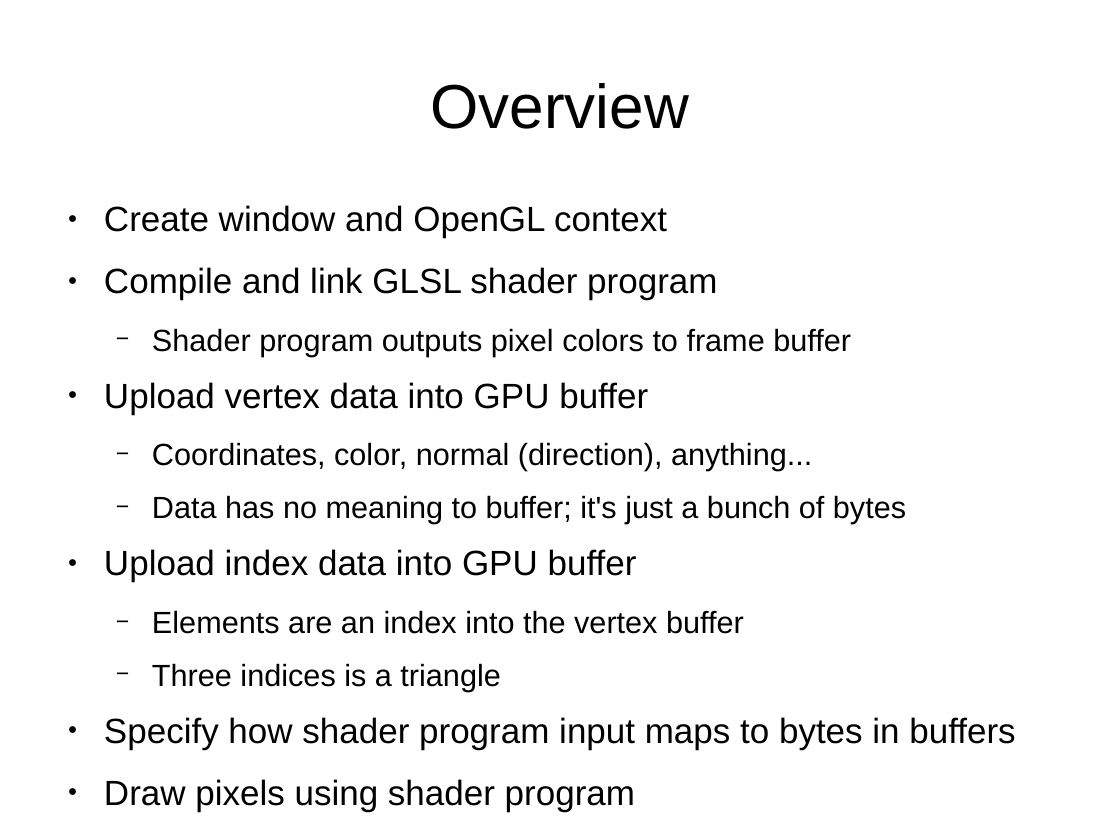
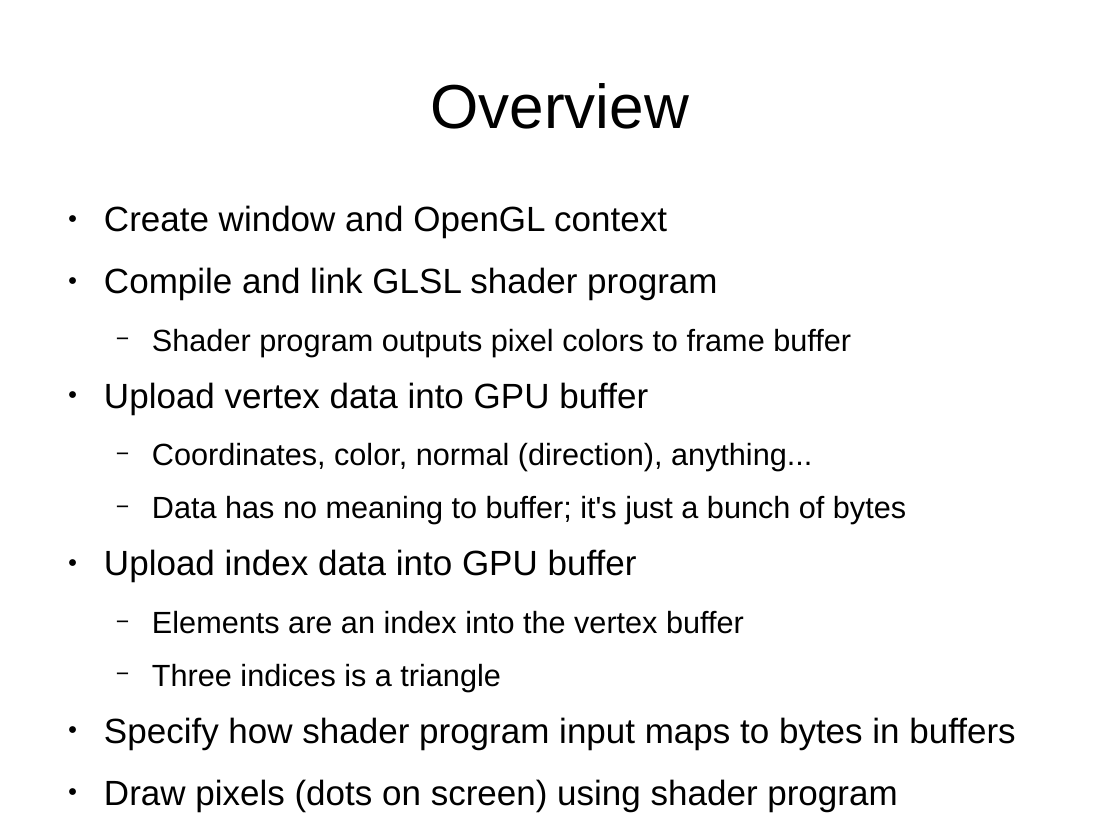
Before and after one commit to jayschwa/3d-opengl-presentation, a slide deck: slide 7 of Slides.odp (slide 8 before the commit). Drawn at 1120x840 pixels with LibreOffice and Linux fonts; fonts in the diff are those of the drawing. Boxes give left, top, right and bottom in pixels: in the first picture for what was removed or moved away, otherwise in the second. Text is boxed around its words. In the diff, an @@ line names an element or a change of style, - is before the commit and + after.

```diff
--- a/Slides.odp
+++ b/Slides.odp
@@ text at <box>104,779,897,812</box>: text changed @@
-● Draw pixels using shader program
+● Draw pixels (dots on screen) using shader program
```
Also in this commit, not shown: 3 other slides changed, 9 slides added.
